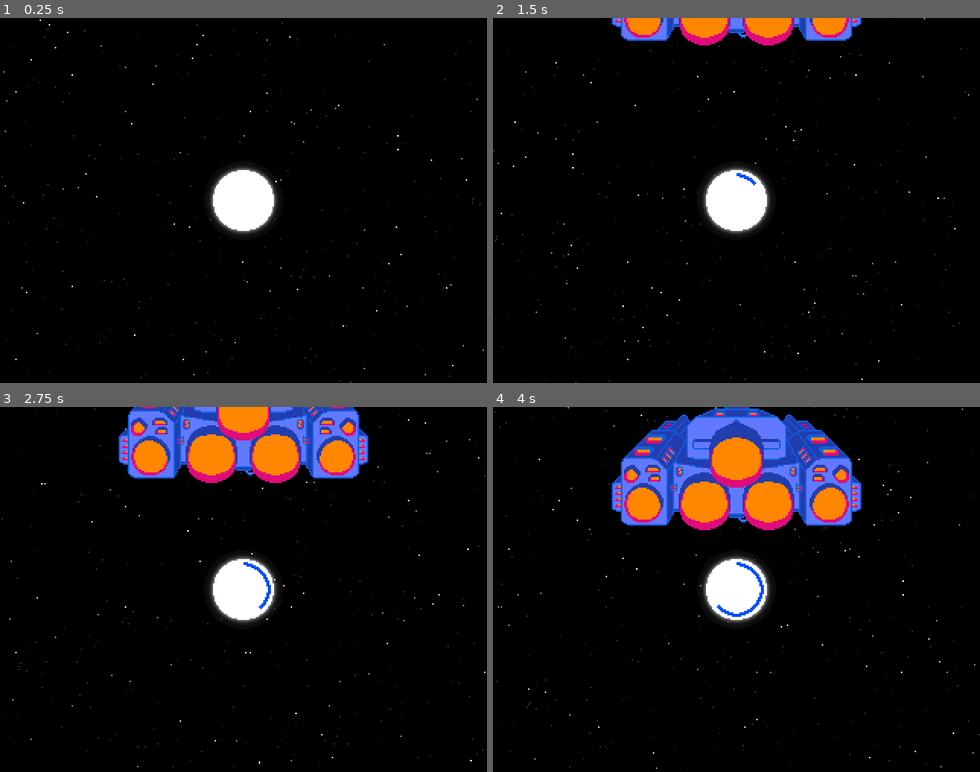
Above: before the commit, frames 1-4 (two rows, left to right).
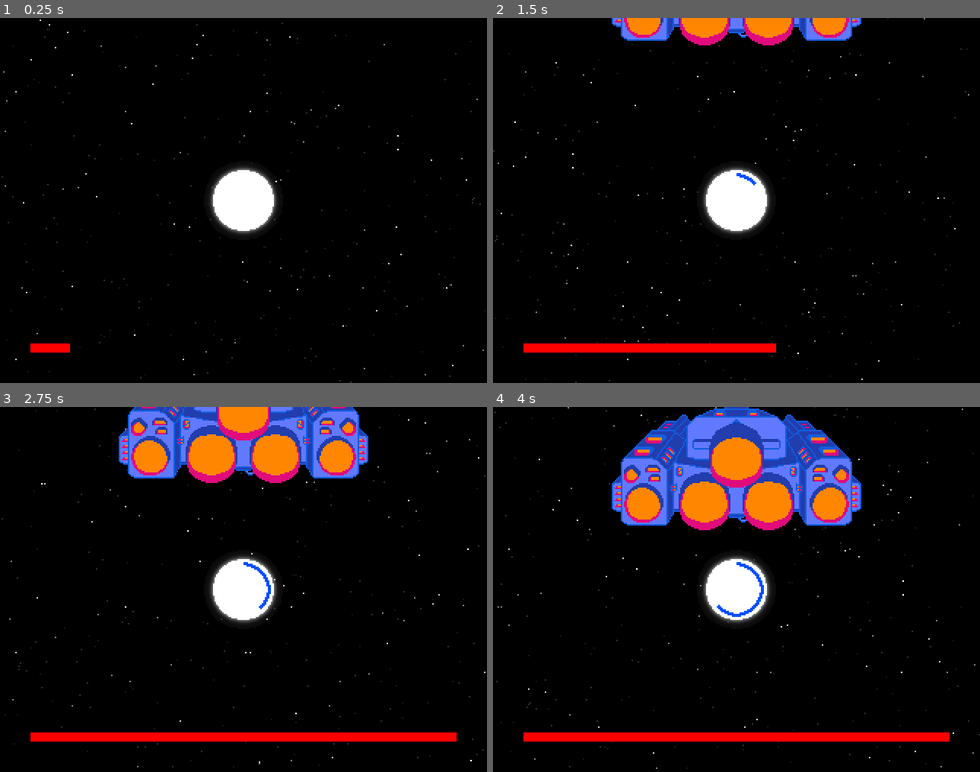
Above: after the commit, the same moments.

Repository: lethiandev/neutron-star
Game: Godot game, scene res://stages/gameplay/gameplay.tscn
Same seed, same stepped clock (60 frames per second), same inputs: the game is played once before the commit and once after it.
Inputs:
- Up to frame 1 (0.25 s): no input
- Up to frame 2 (1.5 s): tap A (action_a) at 0.6 s; tap B (action_b) at 1.35 s
- Up to frame 3 (2.75 s): tap P (action_p) at 2.1 s
- Up to frame 4 (4 s): tap X (action_x) at 2.85 s; tap A (action_a) at 3.6 s

The runs differ from the first frame. In frame 1, 0.2% of the frame differs, in the area x 6-15%, y 89-92%; in frame 2, 1.3%; in frame 3, 2.2%, in the area x 6-94%, y 89-92%; in frame 4, 2.2%.

Commit message:
Add boss cycle

Diff:
--- a/src/bus_layout.tres
+++ b/src/bus_layout.tres
@@ -4,17 +4,11 @@
 resource_name = "SpectrumAnalyzer"
 
 [resource]
-bus/1/name = "Midbus"
+bus/1/name = "Music"
 bus/1/solo = false
 bus/1/mute = false
 bus/1/bypass_fx = false
 bus/1/volume_db = 0.0
-bus/1/send = "Master"
+bus/1/send = "Midbus"
 bus/1/effect/0/effect = SubResource( 1 )
 bus/1/effect/0/enabled = true
-bus/2/name = "Music"
-bus/2/solo = false
-bus/2/mute = false
-bus/2/bypass_fx = false
-bus/2/volume_db = 0.0
-bus/2/send = "Midbus"
--- a/src/spectrogram/spectrogram.gd
+++ b/src/spectrogram/spectrogram.gd
@@ -16,7 +16,7 @@
 var histogram: PoolRealArray = PoolRealArray()
 
 func _ready() -> void:
-	var bus_index = AudioServer.get_bus_index("Midbus")
+	var bus_index = AudioServer.get_bus_index("Music")
 	spectrum = AudioServer.get_bus_effect_instance(bus_index, 0)
 
 	histogram.resize(definition)
--- a/src/stages/gameplay/gameplay.tscn
+++ b/src/stages/gameplay/gameplay.tscn
@@ -49,6 +49,7 @@
 
 [node name="HitEffectPlayer" type="AudioStreamPlayer" parent="."]
 stream = ExtResource( 12 )
+volume_db = -10.0
 
 [node name="Camera2D" type="Camera2D" parent="."]
 position = Vector2( 160, 120 )
--- /dev/null
+++ b/src/units/mothership/cannons.gd
@@ -0,0 +1,28 @@
+extends Node2D
+
+const MissileScene = preload("res://units/mothership/missile/missile.tscn")
+
+func shoot() -> void:
+	$ShootPlayer.play()
+	_spawn_missiles()
+
+func _spawn_missiles() -> void:
+	for i in range(get_child_count()):
+		_spawn_missile_node(i)
+
+func _spawn_missile_node(p_index: int) -> Node2D:
+	var missile_node = MissileScene.instance()
+	var hotspot_node = get_child(p_index)
+	var target = get_node("../..")
+
+	if not hotspot_node is Node2D:
+		return null
+
+	missile_node.position = get_parent().position
+	target.add_child(missile_node)
+
+	var pos = hotspot_node.position
+	missile_node.speed *= sign(pos.x)
+	missile_node.position += pos
+
+	return missile_node
--- /dev/null
+++ b/src/units/mothership/missile/missile.gd
@@ -0,0 +1,22 @@
+extends Sprite
+
+var speed: float = 1.0 \
+	setget set_speed, get_speed
+
+var accel: float = 10.0
+
+func _process(p_delta: float) -> void:
+	translate(Vector2.RIGHT * speed)
+	speed += accel * p_delta * sign(speed)
+	_update_boundaries()
+
+func _update_boundaries() -> void:
+	if abs(position.x) > 400:
+		queue_free()
+
+func set_speed(p_speed: float) -> void:
+	flip_h = (p_speed < 0.0)
+	speed = p_speed
+
+func get_speed() -> float:
+	return speed
--- /dev/null
+++ b/src/units/mothership/missile/missile.tscn
@@ -0,0 +1,9 @@
+[gd_scene load_steps=3 format=2]
+
+[ext_resource path="res://units/mothership/missile/missile.png" type="Texture" id=1]
+[ext_resource path="res://units/mothership/missile/missile.gd" type="Script" id=2]
+
+[node name="Missile" type="Sprite"]
+show_behind_parent = true
+texture = ExtResource( 1 )
+script = ExtResource( 2 )
--- a/src/units/mothership/mothership.gd
+++ b/src/units/mothership/mothership.gd
@@ -1,4 +1,6 @@
 extends UnitBase
+
+signal hitted()
 
 func _ready() -> void:
 	set_unit_group("")
@@ -7,8 +9,12 @@
 func randomize_group() -> void:
 	.randomize_group()
 
+func fire_missiles() -> void:
+	$Cannons.shoot()
+
 func hit() -> void:
 	_spawn_explosions(2, 4)
+	emit_signal("hitted")
 
 func destroy(p_silent: bool = false) -> void:
 	_spawn_destroy_explosions()
--- a/src/units/mothership/mothership.tscn
+++ b/src/units/mothership/mothership.tscn
@@ -1,8 +1,10 @@
-[gd_scene load_steps=4 format=2]
+[gd_scene load_steps=6 format=2]
 
 [ext_resource path="res://units/unit_base.tscn" type="PackedScene" id=1]
 [ext_resource path="res://units/mothership/mothership.gd" type="Script" id=2]
 [ext_resource path="res://units/mothership/mothership.png" type="Texture" id=3]
+[ext_resource path="res://units/mothership/cannons.gd" type="Script" id=4]
+[ext_resource path="res://units/mothership/shoot.wav" type="AudioStream" id=5]
 
 [node name="Mothership" instance=ExtResource( 1 )]
 monitorable = false
@@ -11,5 +13,17 @@
 [node name="Sprite" type="Sprite" parent="." index="0"]
 texture = ExtResource( 3 )
 
-[node name="CollisionShape2D" parent="." index="1"]
+[node name="Cannons" type="Node2D" parent="." index="1"]
+script = ExtResource( 4 )
+
+[node name="ShootPlayer" type="AudioStreamPlayer" parent="Cannons" index="0"]
+stream = ExtResource( 5 )
+
+[node name="Position2D" type="Position2D" parent="Cannons" index="1"]
+position = Vector2( -56, 0 )
+
+[node name="Position2D2" type="Position2D" parent="Cannons" index="2"]
+position = Vector2( 56, 0 )
+
+[node name="CollisionShape2D" parent="." index="2"]
 disabled = true
--- a/src/units/mothership_boss/mothership_boss.gd
+++ b/src/units/mothership_boss/mothership_boss.gd
@@ -1 +1,42 @@
 extends Node2D
+
+signal completed()
+
+var health: float = 500.0
+var visual_health: float = 0.0
+
+var completed: bool = false
+
+func _process(p_delta: float) -> void:
+	_process_interface_state(p_delta)
+	_process_boss_state()
+
+func _process_interface_state(p_delta: float) -> void:
+	var new_size = max(0.0, (visual_health / 500.0) * 280.0)
+	$Interface/BottomAnchor/HealthBar.rect_size.x = new_size
+	visual_health = min(health, visual_health + p_delta * 200.0)
+
+func _process_boss_state() -> void:
+	if health < 1.0 and not completed:
+		$Mothership.destroy()
+		$AnimationPlayer.play("destroy")
+		emit_signal("completed")
+		completed = true
+
+func _boss_cycle() -> void:
+	yield(get_tree().create_timer(10.0), "timeout")
+	if not completed:
+		_boss_cycle_missiles()
+
+func _boss_cycle_missiles() -> void:
+	$Mothership.set_unit_group("")
+	$AnimationPlayer.stop(false)
+	for i in range(12):
+		$Mothership/Cannons.shoot()
+		yield(get_tree().create_timer(0.2), "timeout")
+	$AnimationPlayer.play("ascend")
+	yield(get_tree().create_timer(5.0), "timeout")
+	$AnimationPlayer.play("descend")
+
+func _on_mothership_hitted():
+	health -= 1.0
--- a/src/units/mothership_boss/mothership_boss.tscn
+++ b/src/units/mothership_boss/mothership_boss.tscn
@@ -19,8 +19,7 @@
 "values": [ Vector2( 0, 0 ), Vector2( 0, -100 ) ]
 }
 
-[sub_resource type="Animation" id=1]
-resource_name = "descend"
+[sub_resource type="Animation" id=2]
 length = 4.0
 tracks/0/type = "value"
 tracks/0/path = NodePath("Mothership:position")
@@ -48,9 +47,38 @@
 "method": "randomize_group"
 } ]
 }
+tracks/2/type = "method"
+tracks/2/path = NodePath(".")
+tracks/2/interp = 1
+tracks/2/loop_wrap = true
+tracks/2/imported = false
+tracks/2/enabled = true
+tracks/2/keys = {
+"times": PoolRealArray( 4 ),
+"transitions": PoolRealArray( 1 ),
+"values": [ {
+"args": [  ],
+"method": "_boss_cycle"
+} ]
+}
 
-[sub_resource type="Animation" id=2]
-resource_name = "idle"
+[sub_resource type="Animation" id=4]
+resource_name = "destroy"
+length = 8.0
+tracks/0/type = "value"
+tracks/0/path = NodePath("Mothership:position")
+tracks/0/interp = 1
+tracks/0/loop_wrap = true
+tracks/0/imported = false
+tracks/0/enabled = true
+tracks/0/keys = {
+"times": PoolRealArray( 4, 8 ),
+"transitions": PoolRealArray( 1, 1 ),
+"update": 0,
+"values": [ Vector2( 0, 0 ), Vector2( 0, -100 ) ]
+}
+
+[sub_resource type="Animation" id=3]
 length = 4.0
 loop = true
 tracks/0/type = "value"
@@ -69,11 +97,35 @@
 [node name="MothershipBoss" type="Node2D"]
 script = ExtResource( 2 )
 
+[node name="Interface" type="CanvasLayer" parent="."]
+
+[node name="BottomAnchor" type="Control" parent="Interface"]
+anchor_top = 1.0
+anchor_right = 1.0
+anchor_bottom = 1.0
+__meta__ = {
+"_edit_use_anchors_": false
+}
+
+[node name="HealthBar" type="ColorRect" parent="Interface/BottomAnchor"]
+anchor_right = 1.0
+margin_left = 20.0
+margin_top = -26.0
+margin_right = -20.0
+margin_bottom = -20.0
+color = Color( 1, 0, 0, 1 )
+__meta__ = {
+"_edit_use_anchors_": false
+}
+
 [node name="Mothership" parent="." instance=ExtResource( 1 )]
 
 [node name="AnimationPlayer" type="AnimationPlayer" parent="."]
 autoplay = "descend"
-anims/ascend = SubResource( 3 )
-anims/descend = SubResource( 1 )
-anims/idle = SubResource( 2 )
+anims/ascend = SubResource( 1 )
+anims/descend = SubResource( 2 )
+anims/destroy = SubResource( 4 )
+anims/idle = SubResource( 3 )
 next/descend = "idle"
+
+[connection signal="hitted" from="Mothership" to="." method="_on_mothership_hitted"]
Binary file added: src/units/mothership/missile/missile.png
Not shown, added: src/units/mothership/missile/missile.png.import
Not shown, added: src/units/mothership/shoot.wav.import
Not shown: 1 places in src/units/mothership_boss/mothership_boss.tscn that only renumber resources
Not shown, changed: src/stages/gameplay/hit.wav
Not shown, changed: src/stages/gameplay/miss.wav
Not shown, changed: src/units/explosion/explosion.wav
Not shown, added: src/units/mothership/shoot.wav
